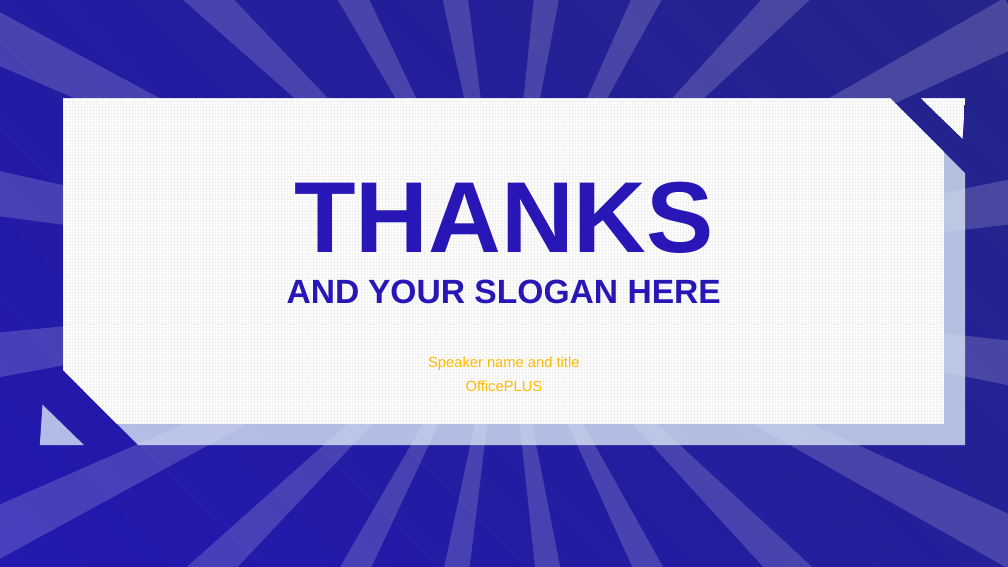
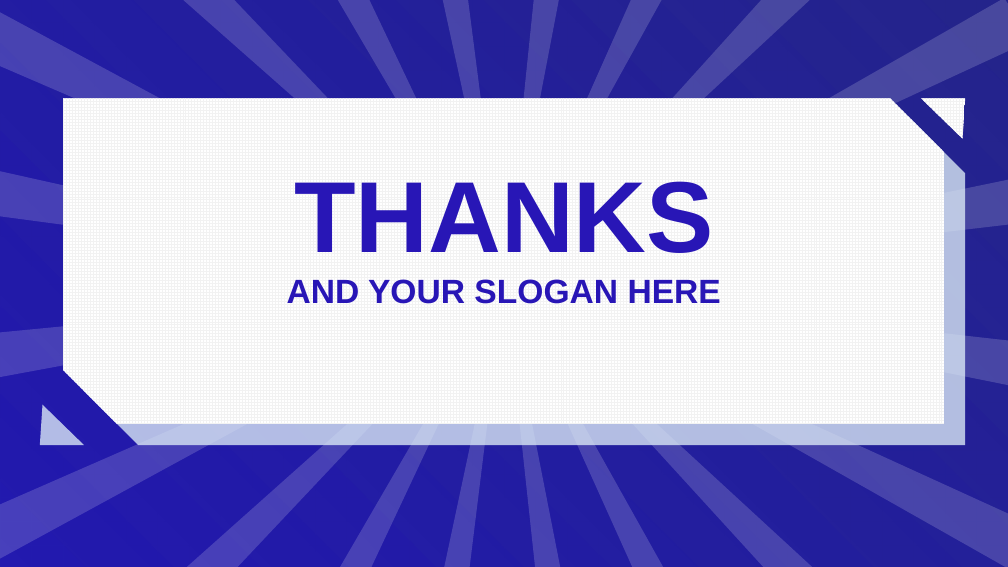
Before and after one commit to czx-dev/note, a slide deck: slide 17 of 陈仲贤述职答辩.pptx. Drawn at 1008x567 pixels with LibreOffice and Linux fonts; fonts in the diff are those of the drawing. Boxes give left, top, right and bottom in pixels: in the first picture for what was removed or moved away, otherwise in the second. Text is boxed around its words. In the diff, an @@ line names an element or a change of style, - is before the commit and + after.

```diff
--- a/陈仲贤述职答辩.pptx
+++ b/陈仲贤述职答辩.pptx
@@ text removed at [428, 356, 580, 370] @@
-Speaker name and title
@@ text removed at [466, 380, 543, 391] @@
-OfficePLUS
```
Also in this commit, not shown: 8 other slides changed.
